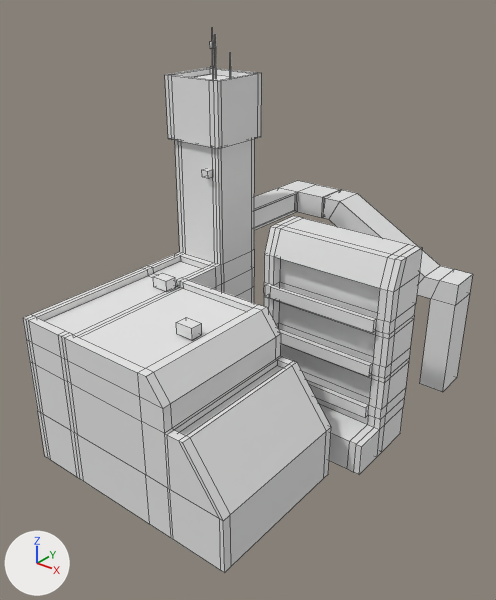
One commit to the Blender file Assets/New folder (2)/DawnDreamCity/MainBuilding.blend: the scene before it, then after it.
The view is the same before and after, from a 50 mm lens placed at (63.2, -60.3, 69.8), pointed at (3.4, 14.3, 23.5). The axes (+X, +Y, +Z) are drawn at lower left. The lights are the same throughout. Mesh edges are drawn as thin lines.

The first picture shows 'Cube.005', 'MainBuildingOneObj', 'StairwayPlus15'.
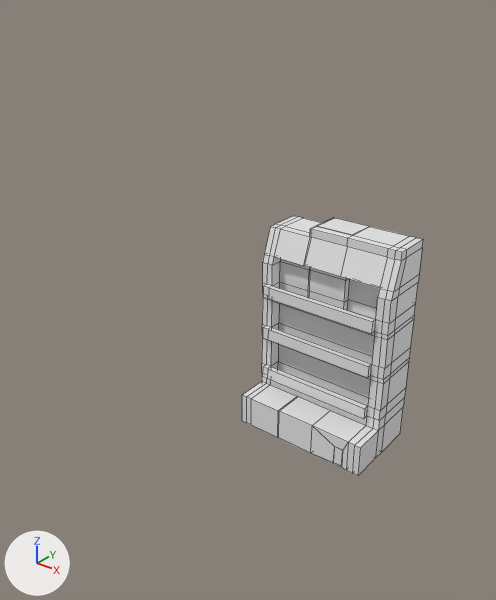
Location of each change, [x1, y1, x2, y2] in pixels of the pictures (496 x 600 px):
'MainBuildingOneObj', hidden
    before: [23, 27, 331, 573]
'Cube.005', reshaped, moved, rescaled
    before: [264, 216, 422, 475]
    after: [242, 216, 423, 476]
'StairwayPlus15', hidden
    before: [254, 181, 473, 392]
part 1 of me_cube_005, added
    after: [242, 216, 423, 476]
part 2 of me_cube_005, deleted
    before: [264, 216, 422, 475]

Edits to the bpy script that builds the scene:
```text
Change me_cube_005:
    used by ob_cube_005; location = (13.3, 25.2, 0.9); scale = (11.4, 3.23, 0.973)
    remove me_cube_005.from_pydata(...)  # 220 vertices, 219 faces, 5 loose edges; spans x -1.0..1.0, y -3.1..1.0, z -1.0..33.0
    add me_cube_005.from_pydata(...)  # 349 vertices, 350 faces; spans x 1.9..24.6, y 14.8..28.4, z -0.1..34.5
    me_cube_005 part 1: 349 vertices added at x 1.9..24.6, y 14.8..28.4, z -0.1..34.5
    me_cube_005 part 2: 220 vertices removed from x -1.0..1.0, y -3.1..1.0, z -1.0..33.0
Change ob_cube_005:
    ob_cube_005.scale: (11.4, 3.23, 0.973) -> (1.0, 1.0, 1.0)
    ob_cube_005.location: (13.3, 25.2, 0.9) -> (0.0, 0.0, 0.0)
Change ob_stairwayplus15:
    add ob_stairwayplus15.hide_viewport = True
Change ob_mainbuildingoneobj:
    add ob_mainbuildingoneobj.hide_viewport = True
```
